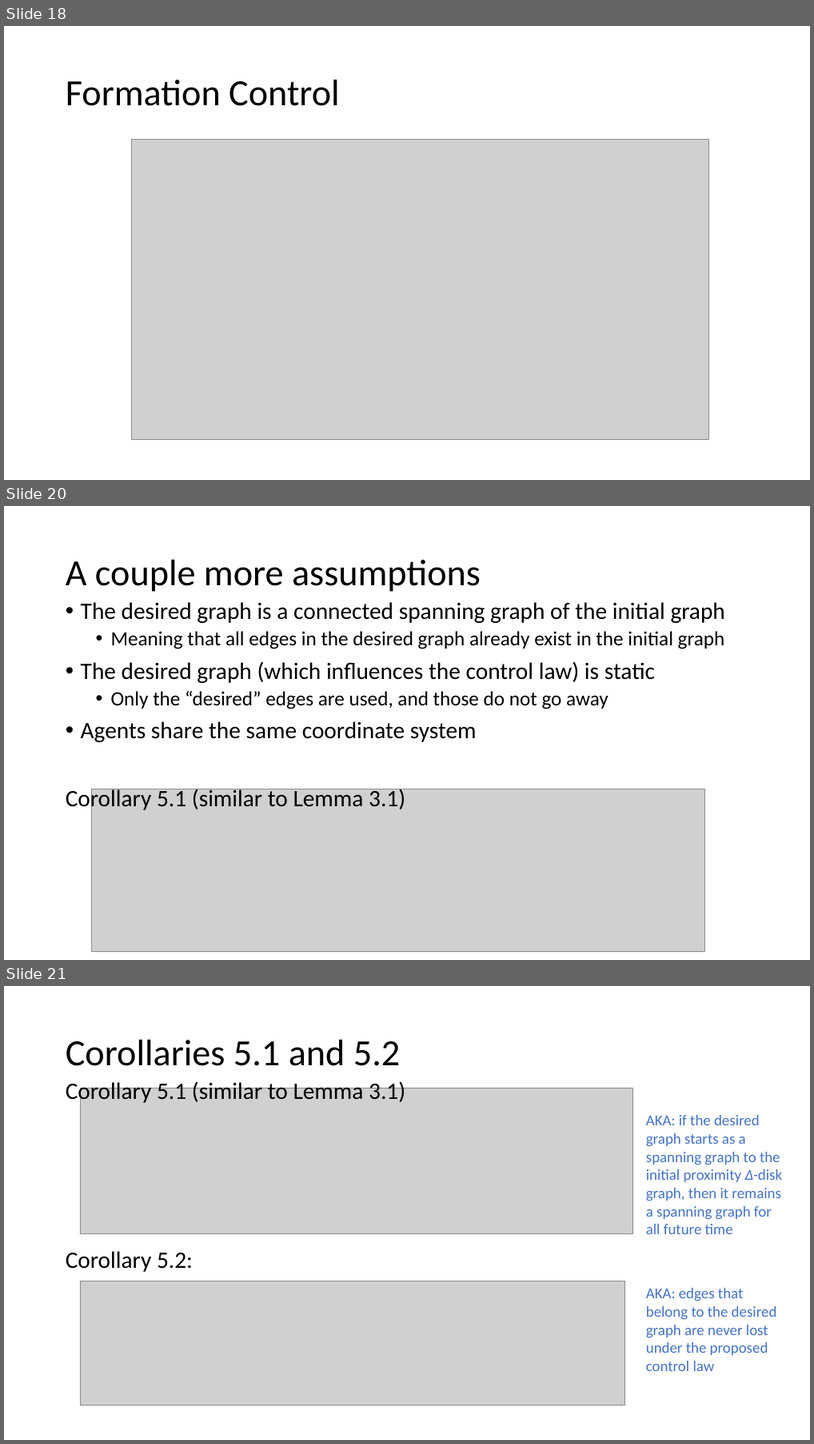
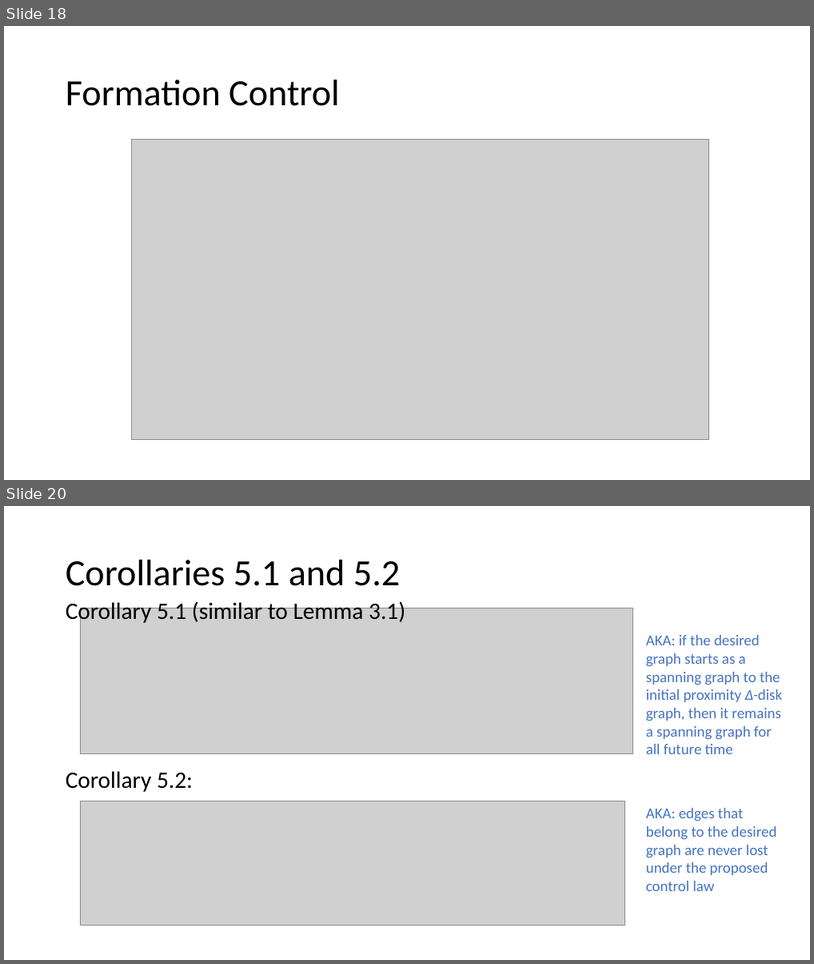
Before and after one commit to cammypeterson/Multi-Agent-Systems-Algorithms, a slide deck: Connectedness of Agents/Powerpoint/Paper Presentation - Landon Shumway.pptx. Shown one above the other, each under a label of ours: slides 18, 20 and 21 before the commit, slides 18 and 20 after it; the slides between them are not shown. The pictures are 814x1444 and 814x964 pixels, drawn with LibreOffice and Linux fonts; fonts in the diff are those of the drawing; grey boxes stand for pictures. Boxes give left, top, right and bottom in pixels: in the first picture for what was removed or moved away, otherwise in the second. Text is boxed around its words. In the diff, an @@ line names an element or a change of style, - is before the commit and + after.

```diff
--- a/Connectedness of Agents/Powerpoint/Paper Presentation - Landon Shumway.pptx
+++ b/Connectedness of Agents/Powerpoint/Paper Presentation - Landon Shumway.pptx
@@ slide 20 removed at [4, 506, 810, 960], background #FFFFFF @@
@@ title removed at [66, 560, 481, 592] @@
-A couple more assumptions
@@ text removed at [66, 602, 726, 812] @@
-• The desired graph is a connected spanning graph of the initial graph
-  • Meaning that all edges in the desired graph already exist in the initial graph
-• The desired graph (which influences the control law) is static
-  • Only the “desired” edges are used, and those do not go away
-• Agents share the same coordinate system
-Corollary 5.1 (similar to Lemma 3.1)
@@ picture removed at [92, 789, 705, 952] @@
@@ what was slide 21 is now slide 20 @@
```
Also in this commit, not shown: 2 slides changed, 1 other file.
